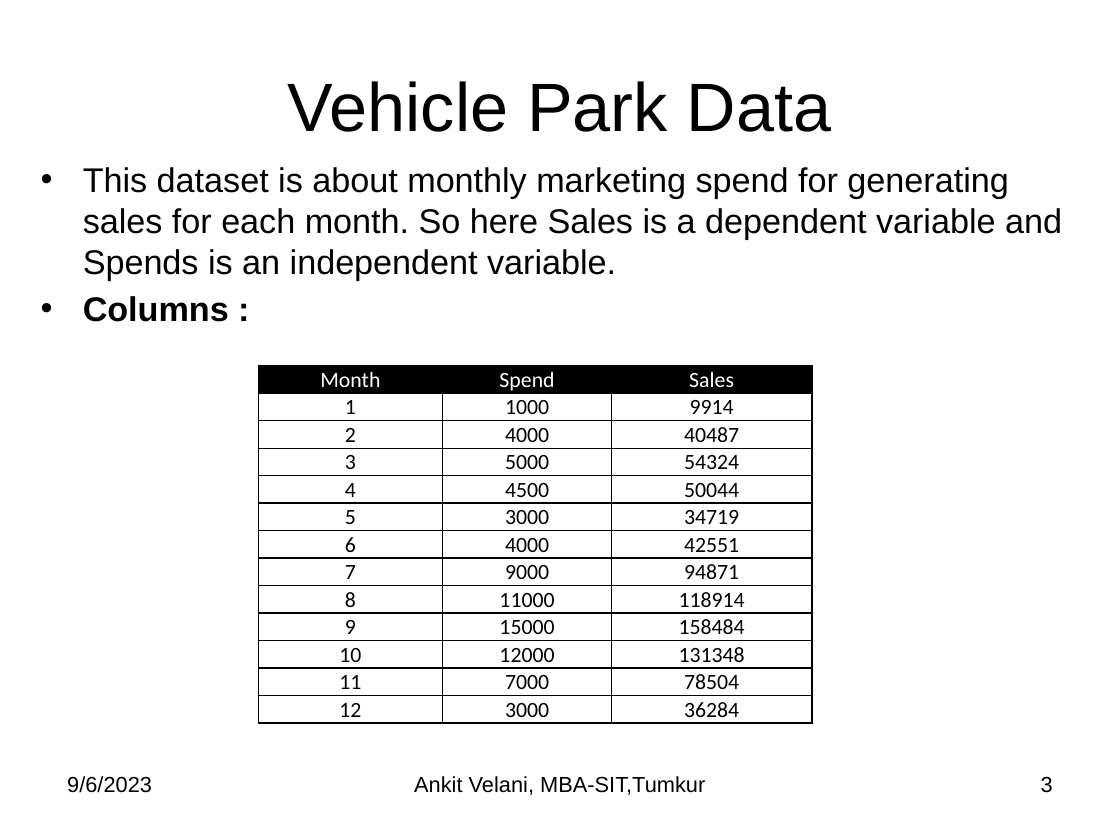
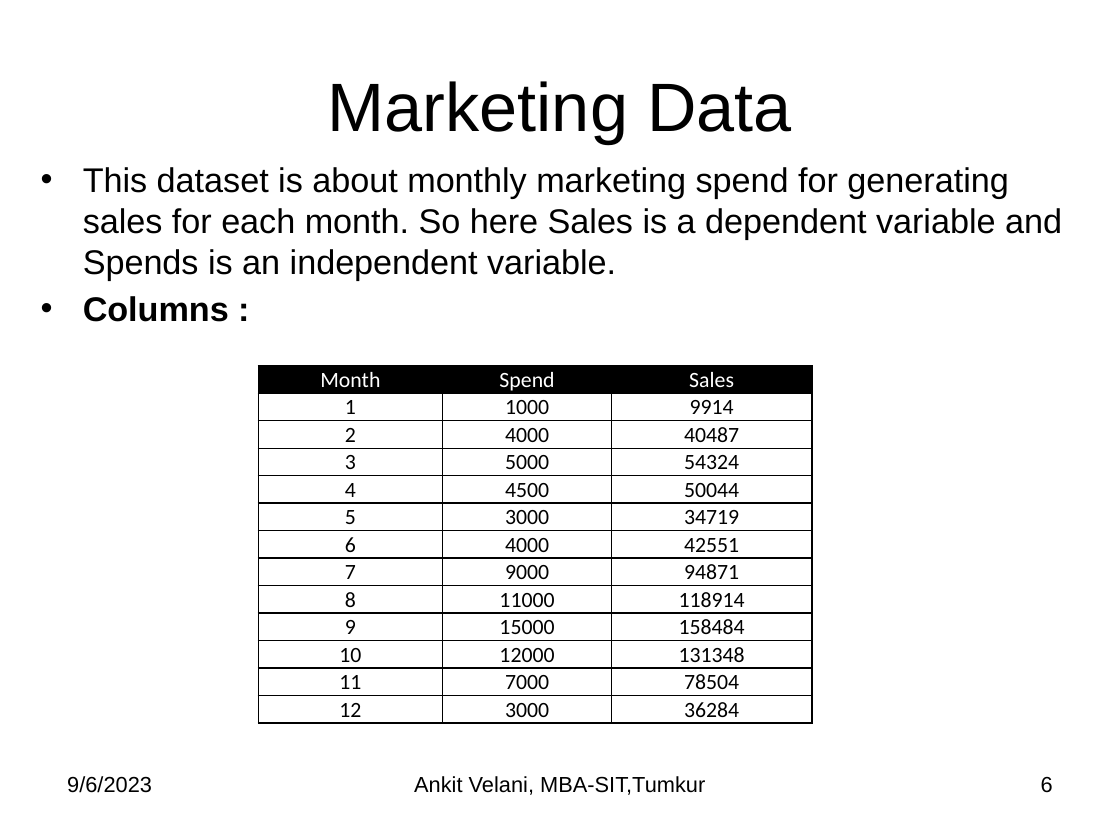
Before and after one commit to sitmbadept/sitmbadept.github.io, a slide deck: slide 6 of 2023/UNIT_3/UNIT-3-R-PART_3.pptx (slide 3 before the commit). Drawn at 1120x840 pixels with LibreOffice and Linux fonts; fonts in the diff are those of the drawing. Boxes give left, top, right and bottom in pixels: in the first picture for what was removed or moved away, otherwise in the second. Text is boxed around its words. In the diff, an @@ line names an element or a change of style, - is before the commit and + after.

```diff
--- a/2023/UNIT_3/UNIT-3-R-PART_3.pptx
+++ b/2023/UNIT_3/UNIT-3-R-PART_3.pptx
@@ title at box(328, 81, 791, 143): text changed @@
-Vehicle Park Data
+Marketing Data
@@ page number at box(1041, 777, 1053, 793): text changed @@
-3
+6
```
Also in this commit, not shown: 1 other slide changed, 3 slides added, 1 other file.
